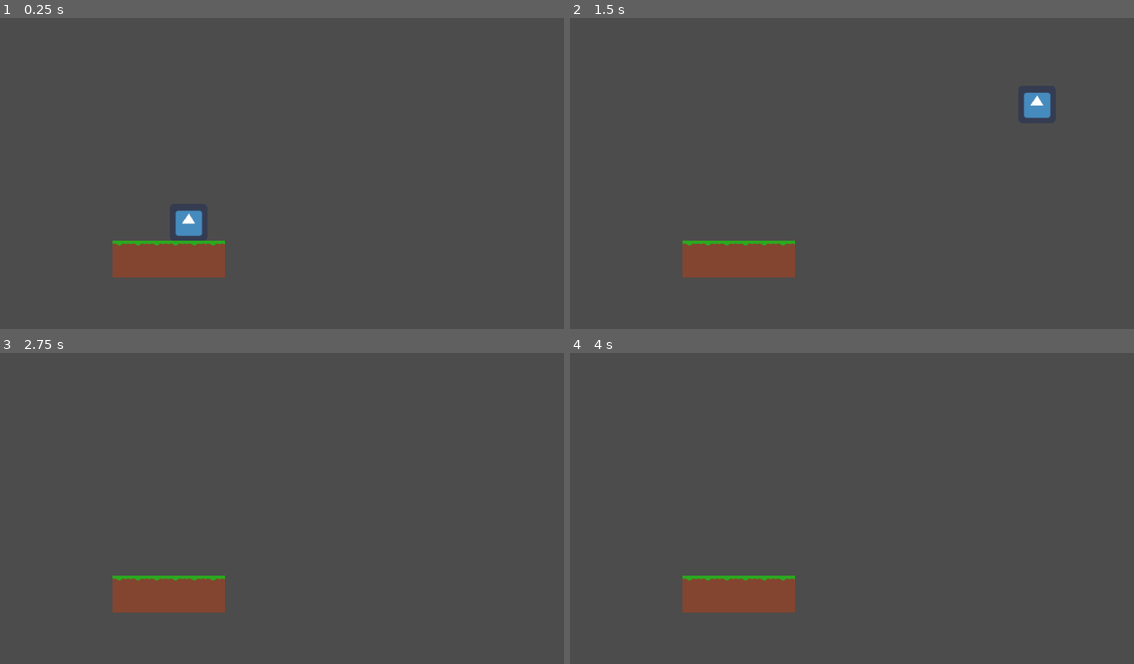
Above: before the commit, frames 1-4 (two rows, left to right).
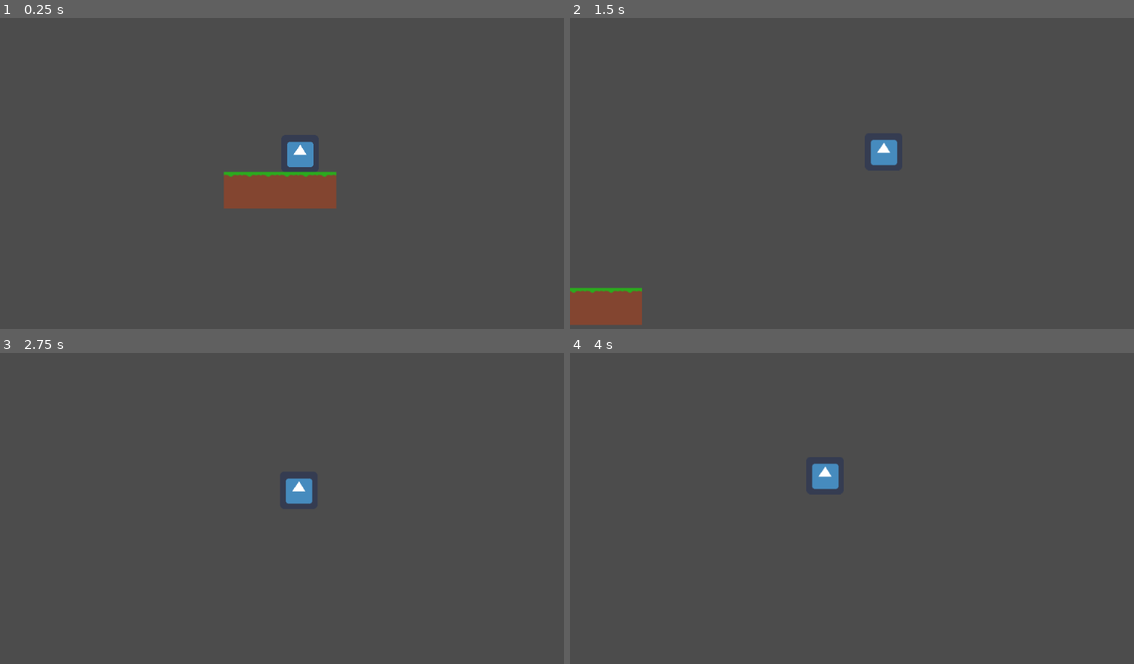
Above: after the commit, the same moments.

Repository: belzecue/godotdemos_hook-demo
Game: Godot game, scene res://Main.tscn
The game is run twice, just before and just after one commit, with the same random seed, the same clock (stepped at 60 frames per second) and the same inputs. The engine's default icon, where the game draws it, is replaced by a stand-in: a white triangle on a blue panel in a dark square.
Inputs (mouse positions are in pixels of both pictures, inside the frame that each line leads up to):
- Up to frame 1 (0.25 s): no input
- Up to frame 2 (1.5 s): tap Enter at 0.5 s; move the mouse to (1004, 136) at 0.52 s; hold Right (right) from 0.53 s (still down); tap Space (jump) at 0.77 s; move the mouse to (750, 170) at 1.27 s
- Up to frame 3 (2.75 s): tap Space (jump) at 1.52 s; move the mouse to (360, 412) at 2.02 s; release Right (right) at 2.03 s; hold Left (left) from 2.03 s (still down)
- Up to frame 4 (4 s): tap Space (jump) at 2.75, 3.02, 3.77 s; move the mouse to (840, 558) at 2.77 s; release Left (left) at 2.78 s; hold Right (right) from 2.78 s (still down); tap Enter at 3.5 s; move the mouse to (1049, 542) at 3.52 s

The runs differ from the first frame. In frame 1, 5.5% of the frame differs, in the area x 19-60%, y 39-84%; in frame 2, 4.7%; in frame 3, 2.7%; in frame 4, 2.8%.

Commit message:
Add a dynamic camera that follows the player

Diff:
--- /dev/null
+++ b/Camera2D.gd
@@ -0,0 +1,15 @@
+extends Camera2D
+
+# Radius of the zone in the middle of the screen where the cam doesn't move
+const DEAD_ZONE = 160
+
+func _input(event: InputEvent) -> void:
+	if event is InputEventMouseMotion: # If the mouse moved...
+		var _target = event.position - get_viewport().size * 0.5	# Get the mouse position relative to the middle of the screen
+		if _target.length() < DEAD_ZONE:	# If we're in the middle (dead zone)...
+			self.position = Vector2(0,0)	# ... reset the camera to the middle (= center on player)
+		else:
+			# _target.normalized() is the direction in which to move
+			# _target.length() - DEAD_ZONE is the distance the mouse is outside of the dead zone
+			# 0.5 is an arbitrary scalar
+			self.position = _target.normalized() * (_target.length() - DEAD_ZONE) * 0.5
--- a/Main.tscn
+++ b/Main.tscn
@@ -1,12 +1,17 @@
-[gd_scene load_steps=3 format=2]
+[gd_scene load_steps=4 format=2]
 
 [ext_resource path="res://Tiles/tiles.tres" type="TileSet" id=1]
 [ext_resource path="res://Player.tscn" type="PackedScene" id=2]
+[ext_resource path="res://Camera2D.gd" type="Script" id=3]
 
 [node name="Main" type="Node2D"]
 
 [node name="Player" parent="." instance=ExtResource( 2 )]
 position = Vector2( 321.796, 376.075 )
+
+[node name="Camera2D" type="Camera2D" parent="Player"]
+current = true
+script = ExtResource( 3 )
 
 [node name="TileMap" type="TileMap" parent="."]
 tile_set = ExtResource( 1 )
